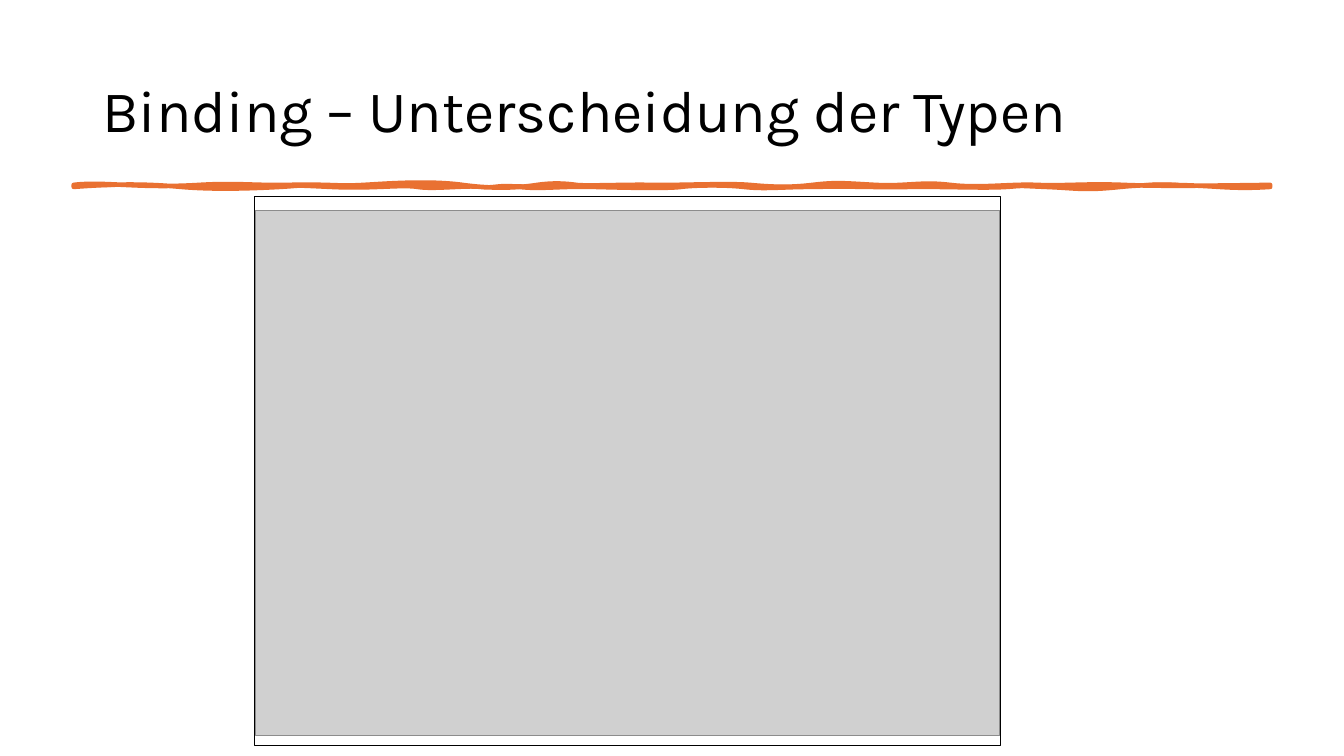
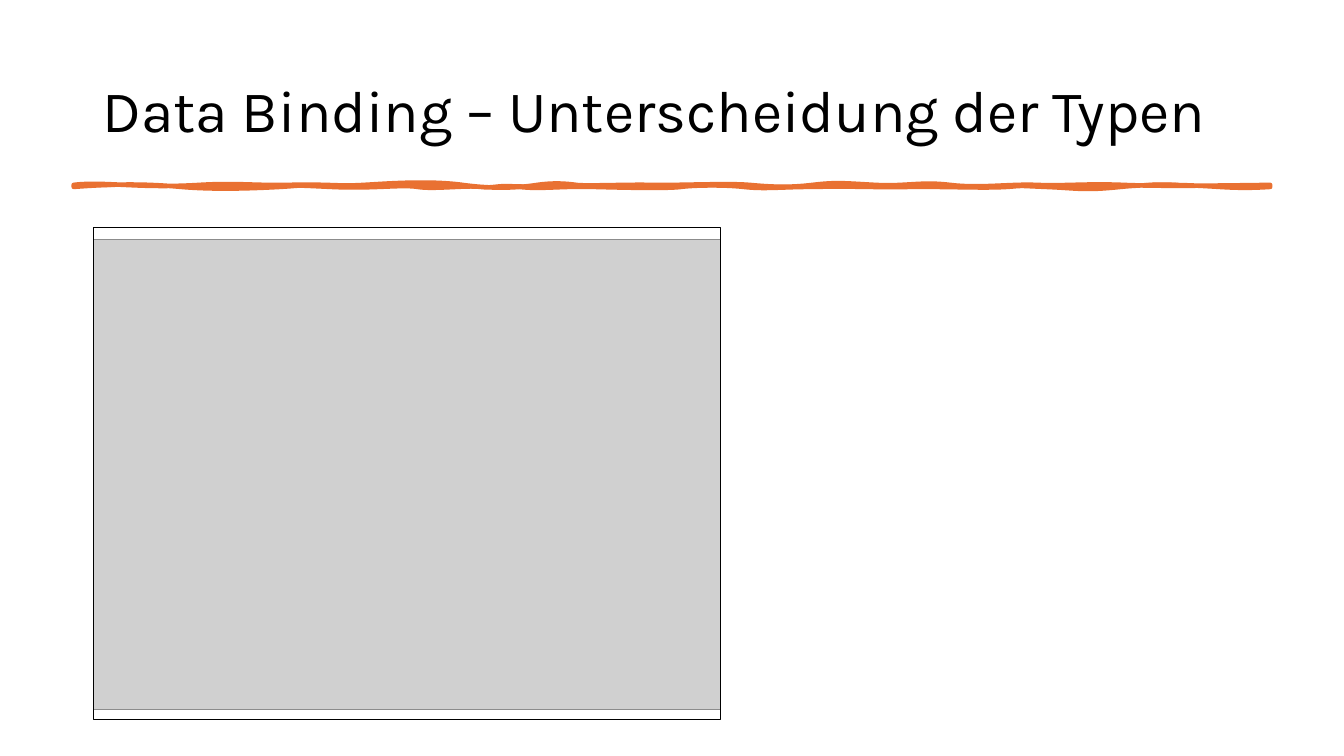
Before and after one commit to MatLange/SAPTraining, a slide deck: slide 65 of Tag01_SAPUI5-Fiori_DE.pptx (slide 49 before the commit). Drawn at 1344x756 pixels with LibreOffice and Linux fonts; fonts in the diff are those of the drawing; grey boxes stand for pictures. Boxes give left, top, right and bottom in pixels: in the first picture for what was removed or moved away, otherwise in the second. Text is boxed around its words. In the diff, an @@ line names an element or a change of style, - is before the commit and + after.

```diff
--- a/Tag01_SAPUI5-Fiori_DE.pptx
+++ b/Tag01_SAPUI5-Fiori_DE.pptx
@@ title at [102,91,1205,147]: text changed @@
-Binding – Unterscheidung der Typen
+Data Binding – Unterscheidung der Typen
@@ freeform shape: place and size @@
-freeform shape at [255,197,1001,746]
+freeform shape at [93,228,721,720]
@@ picture: place and size @@
-picture at [256,211,1000,736]
+picture at [94,240,720,710]
```
Also in this commit, not shown: 11 other slides changed, 39 slides added, 1 slide removed, 4 other files.
